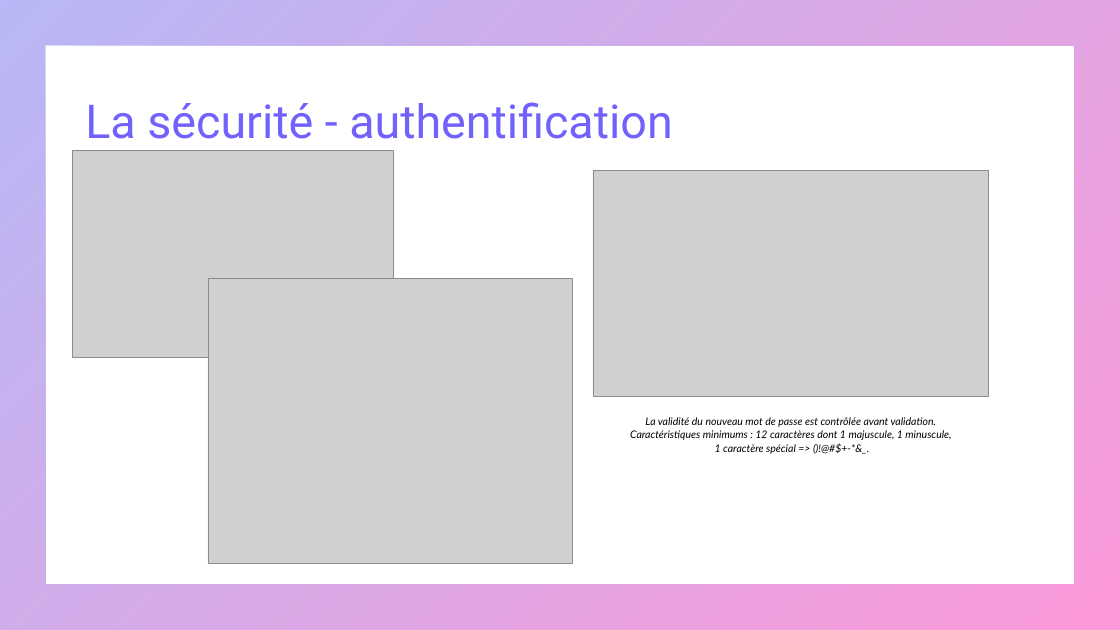
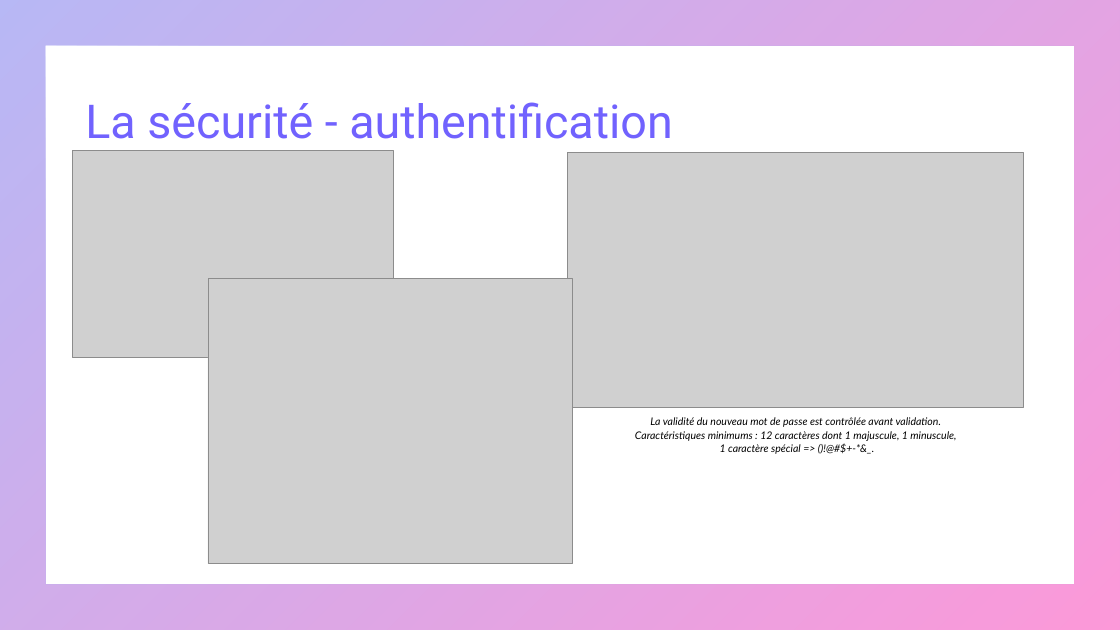
Before and after one commit to mapette/sos_immo_backend, a slide deck: slide 13 of doc/présentation V4.pptx. Drawn at 1120x630 pixels with LibreOffice and Linux fonts; fonts in the diff are those of the drawing; grey boxes stand for pictures. Boxes give left, top, right and bottom in pixels: in the first picture for what was removed or moved away, otherwise in the second. Text is boxed around its words. In the diff, an @@ line names an element or a change of style, - is before the commit and + after.

```diff
--- a/doc/présentation V4.pptx
+++ b/doc/présentation V4.pptx
@@ picture: place and size @@
-picture at [593, 171, 989, 397]
+picture at [567, 153, 1024, 408]
@@ text "La validité du nouveau mot ...": place and size @@
-text "La validité du nouveau mot ..." at [630, 417, 951, 454]
+text "La validité du nouveau mot ..." at [635, 417, 956, 454]
```
Also in this commit, not shown: 6 other slides changed, 4 slides added, 2 other files.
